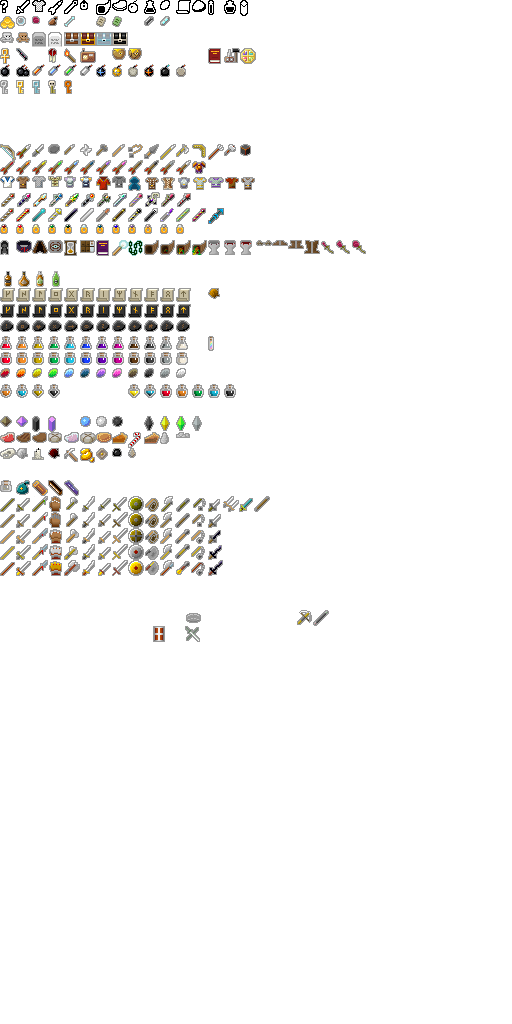
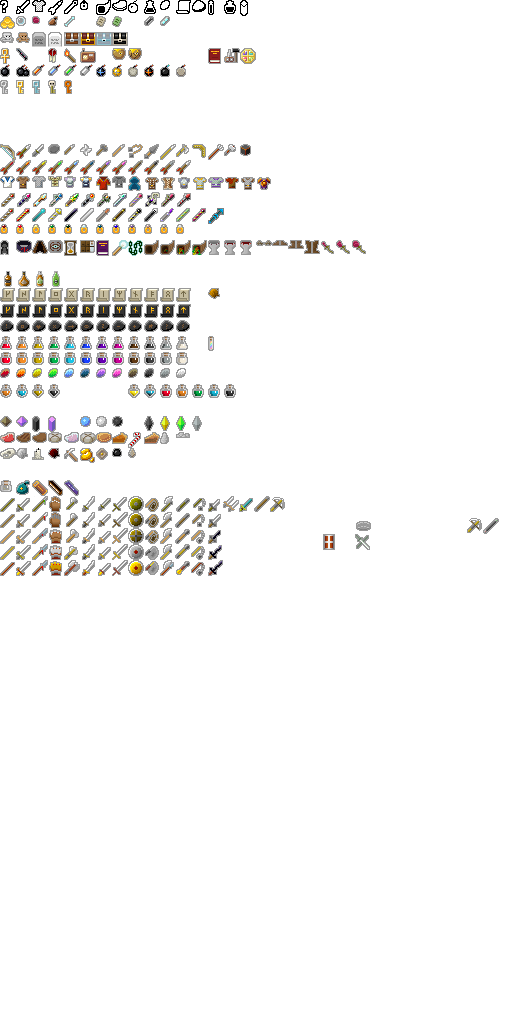
Comparing the layer stacks of the two w=512, h=1024 images. Changes:
painted on "items.png" over [153, 161, 499, 642]
